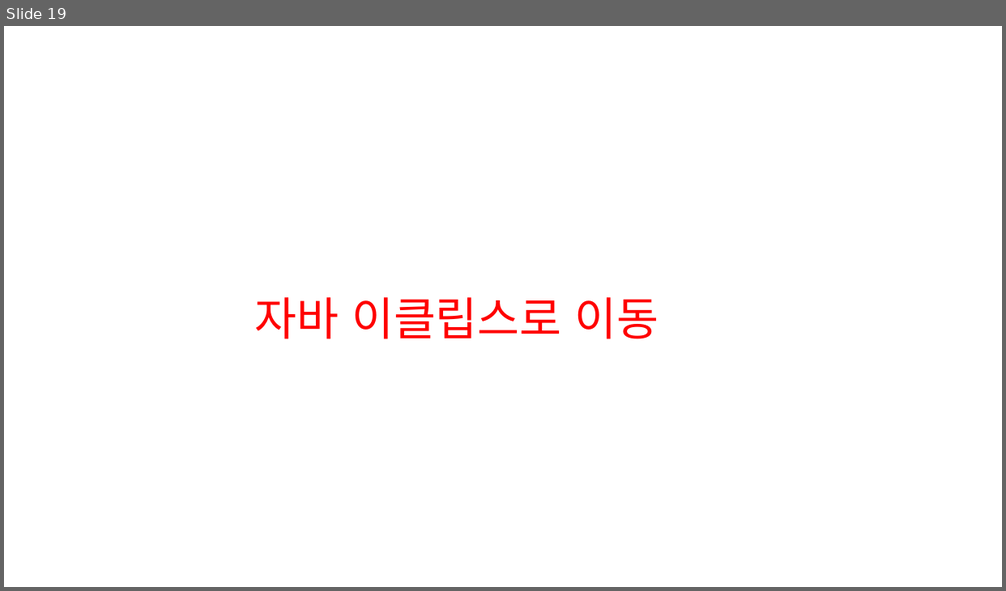
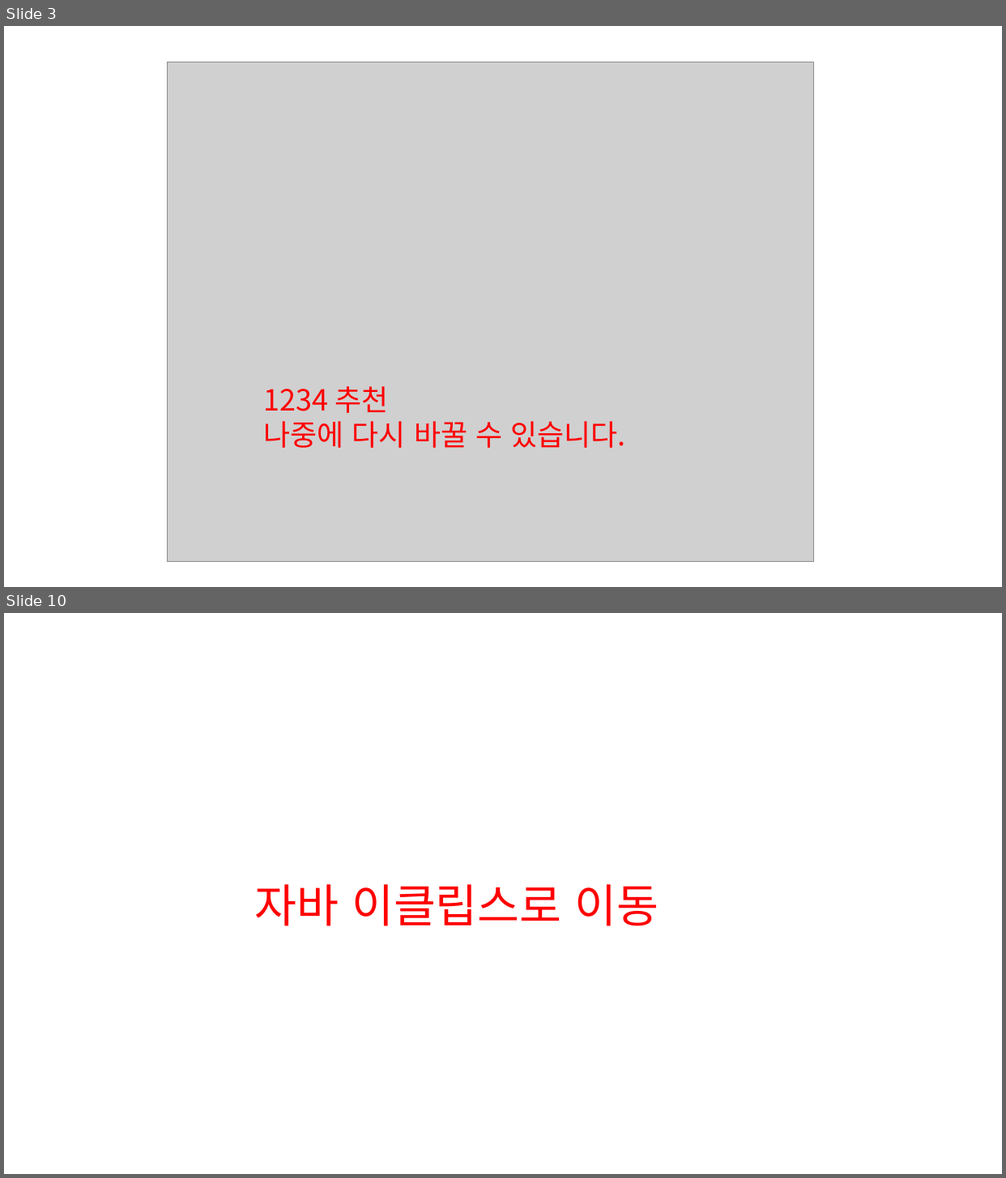
Before and after one commit to ssssksss/ReactBlog, a slide deck: public/img/jsp2_4.pptx. Shown one above the other, each under a label of ours: slide 19 before the commit, slides 3 and 10 after it; the slides between them are not shown. The pictures are 1006x591 and 1006x1178 pixels, drawn with LibreOffice and Linux fonts; fonts in the diff are those of the drawing; grey boxes stand for pictures. Boxes give left, top, right and bottom in pixels: in the first picture for what was removed or moved away, otherwise in the second. Text is boxed around its words. In the diff, an @@ line names an element or a change of style, - is before the commit and + after.

```diff
--- a/public/img/jsp2_4.pptx
+++ b/public/img/jsp2_4.pptx
@@ slide 3 added at [4, 26, 1002, 587], background #FFFFFF @@
@@ picture added at [167, 62, 813, 561] @@
@@ text added at [264, 386, 625, 448], 28 pt, text #FF0000 @@
+1234 추천
+나중에 다시 바꿀 수 있습니다.
@@ what was slide 19 is now slide 10 @@
```
Also in this commit, not shown: 13 other slides added, 21 slides removed, 25 other files.
